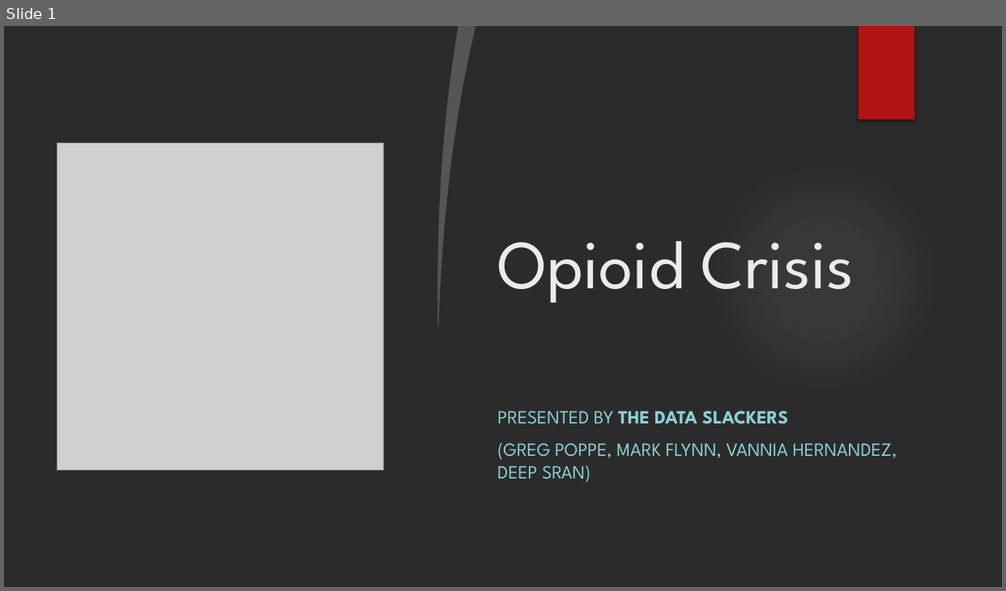
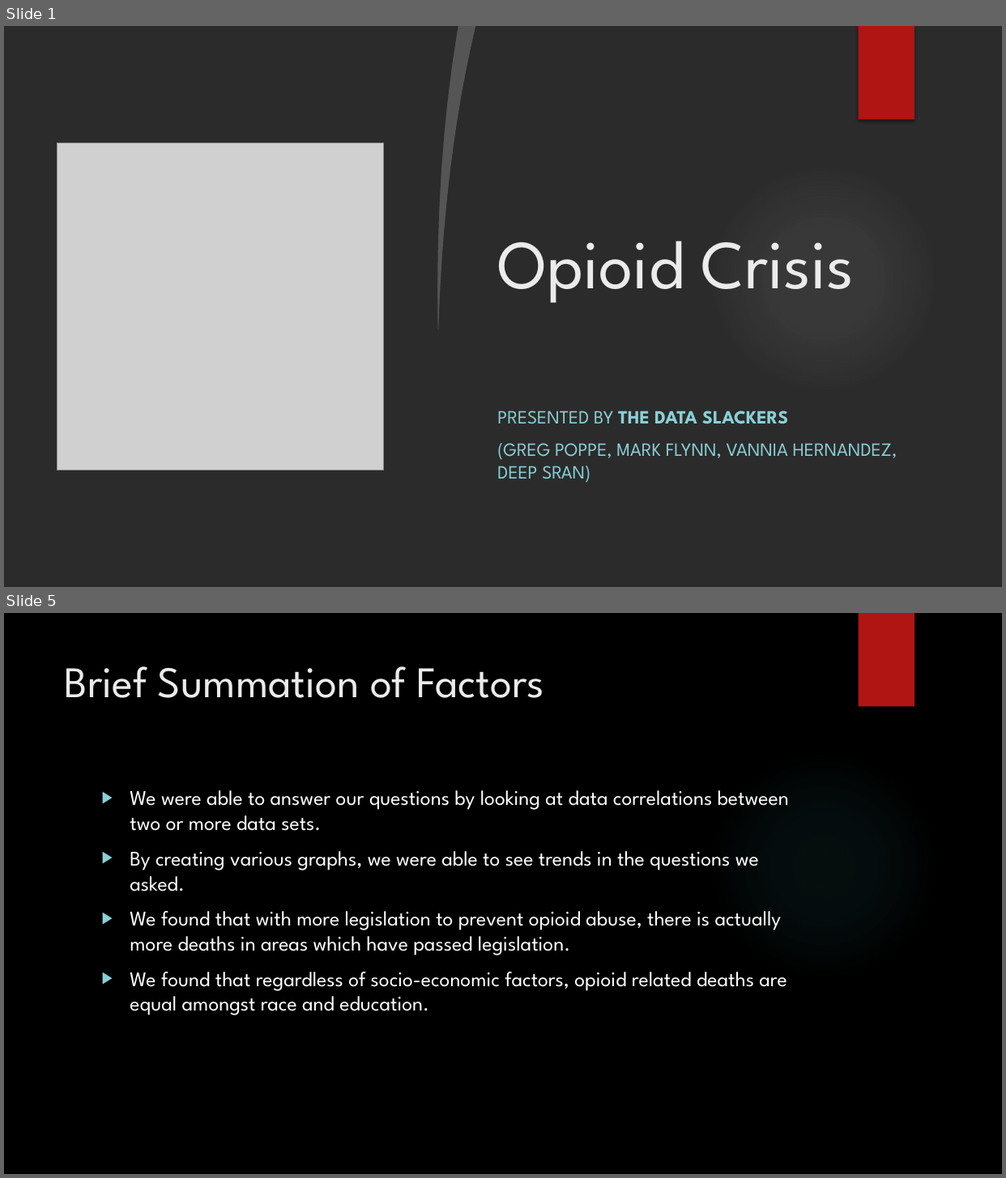
Before and after one commit to GregPoppe/opioid_project, a slide deck: Opioid_Crisis.pptx. Shown one above the other, each under a label of ours: slide 1 before the commit, slides 1 and 5 after it; the slides between them are not shown. The pictures are 1006x591 and 1006x1178 pixels, drawn with LibreOffice and Linux fonts; fonts in the diff are those of the drawing; grey boxes stand for pictures; background and template pictures are left out; a plain dark background stands for a picture behind light text. Boxes give left, top, right and bottom in pixels: in the first picture for what was removed or moved away, otherwise in the second. Text is boxed around its words. In the diff, an @@ line names an element or a change of style, - is before the commit and + after.

```diff
--- a/Opioid_Crisis.pptx
+++ b/Opioid_Crisis.pptx
@@ slide 5 added at box(4, 613, 1002, 1174), background picture (left out) @@
@@ rectangle added at box(859, 613, 914, 707), fill #B01513 @@
@@ title added at box(65, 666, 544, 698), 42 pt, text #EBEBEB @@
+Brief Summation of Factors
@@ ellipse added at box(709, 750, 939, 981), fill gradient #50B9C1 @@
@@ text added at box(130, 790, 789, 1016), 20 pt, text #FFFFFF @@
+▶ We were able to answer our questions by looking at data correlations between two or more data sets.
+▶ By creating various graphs, we were able to see trends in the questions we asked.
+▶ We found that with more legislation to prevent opioid abuse, there is actually more deaths in areas which have passed legislation.
+▶ We found that regardless of socio-economic factors, opioid related deaths are equal amongst race and education.
```
Also in this commit, not shown: 10 other slides added, 3 slides removed.
